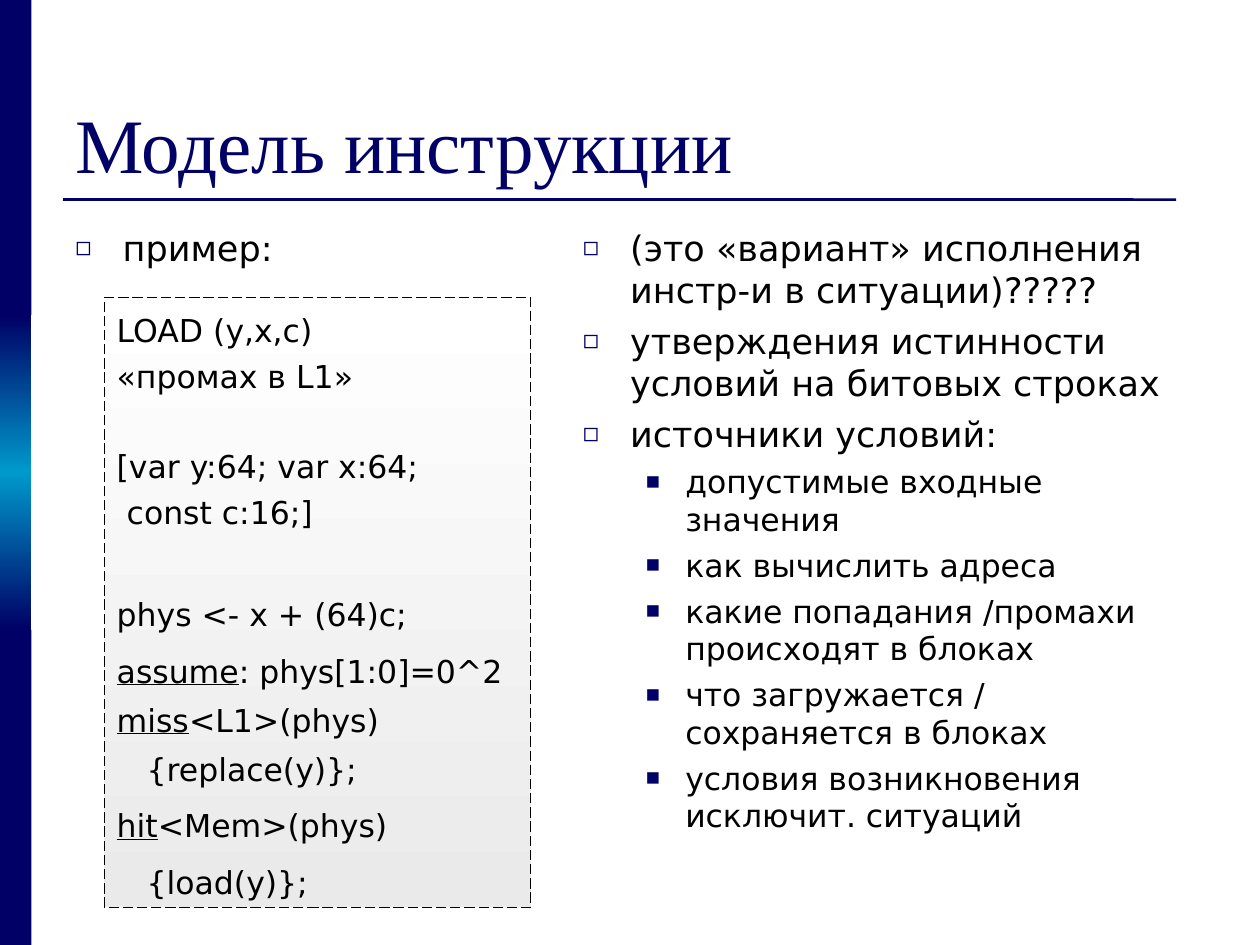
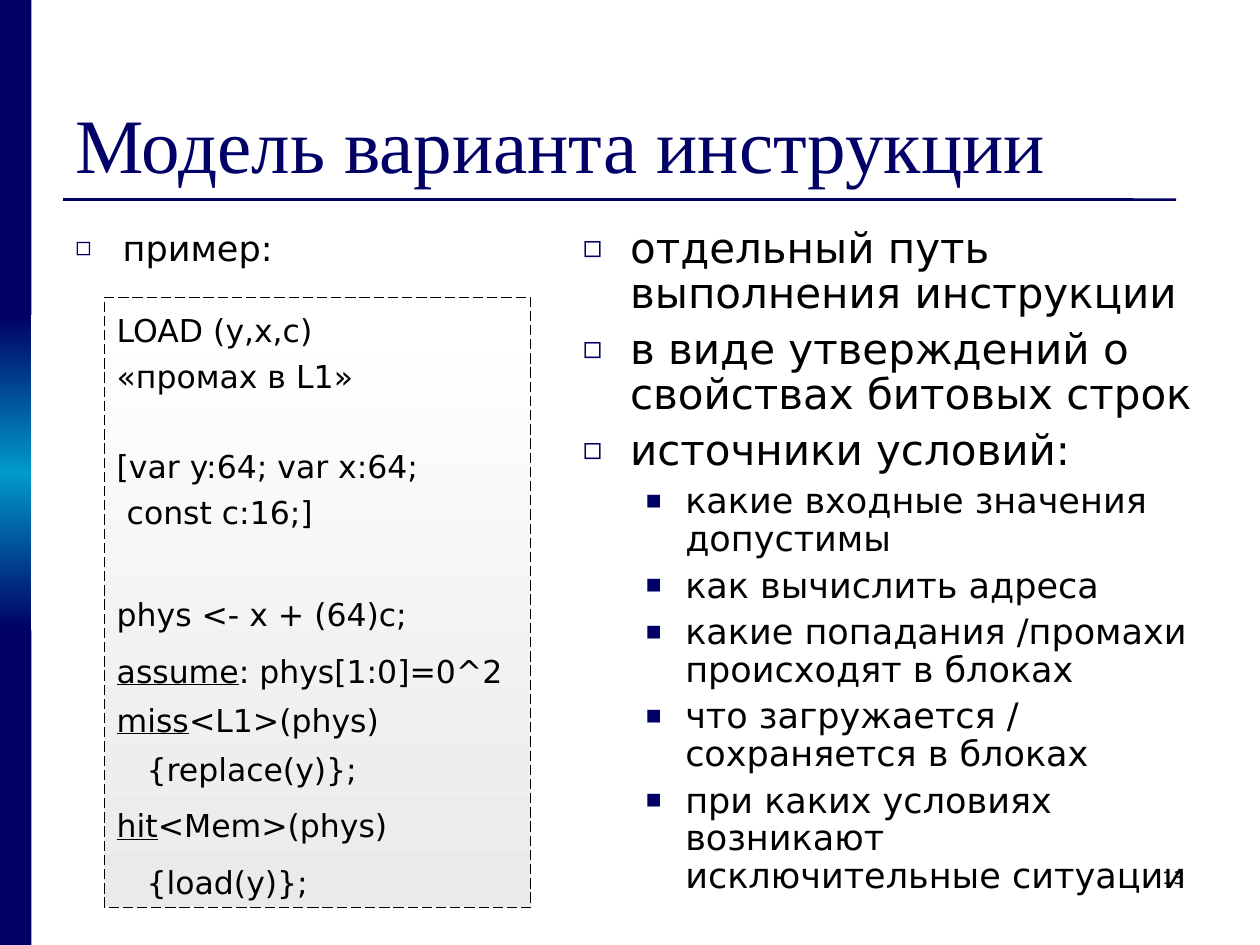
Before and after one commit to kornevgen/tesla-project, a slide deck: slide 13 of papers/THESIS/talks/pred/prethesis9.ppt (slide 17 before the commit). Drawn at 1260x945 pixels with LibreOffice and Linux fonts; fonts in the diff are those of the drawing. Boxes give left, top, right and bottom in pixels: in the first picture for what was removed or moved away, otherwise in the second. Text is boxed around its words. In the diff, an @@ line names an element or a change of style, - is before the commit and + after.

```diff
--- a/papers/THESIS/talks/pred/prethesis9.ppt
+++ b/papers/THESIS/talks/pred/prethesis9.ppt
@@ title at box(75, 122, 1045, 188): text changed @@
-Модель инструкции
+Модель варианта инструкции
@@ text at box(630, 231, 1191, 418): text changed; size 20 to 24 pt @@
-◻ (это «вариант» исполнения инстр-и в ситуации)?????
-◻ утверждения истинности условий на битовых строках
+◻ отдельный путь выполнения инструкции
+◻ в виде утверждений о свойствах битовых строк
@@ text at box(630, 433, 1187, 774): size 20 to 24 pt in "источники условий:"; size 18 to 20 pt in "как вычислить адреса", "какие попадания /промахи происходят в блоках", "что загружается / сохраняется в блоках"; line spacing 1 to 0.9; more space between paragraphs @@
@@ text at box(685, 493, 1147, 559): text changed; size 18 to 20 pt @@
-  ■ допустимые входные значения
+  ■ какие входные значения допустимы
@@ text at box(685, 793, 1186, 896): text changed; size 18 to 20 pt @@
-  ■ условия возникновения исключит. ситуаций
+  ■ при каких условиях возникают исключительные ситуации
@@ page number added at box(1162, 871, 1184, 889), 10 pt, text #000000 @@
+13
```
Also in this commit, not shown: 21 other slides changed, 1 slide added, 4 slides removed.
